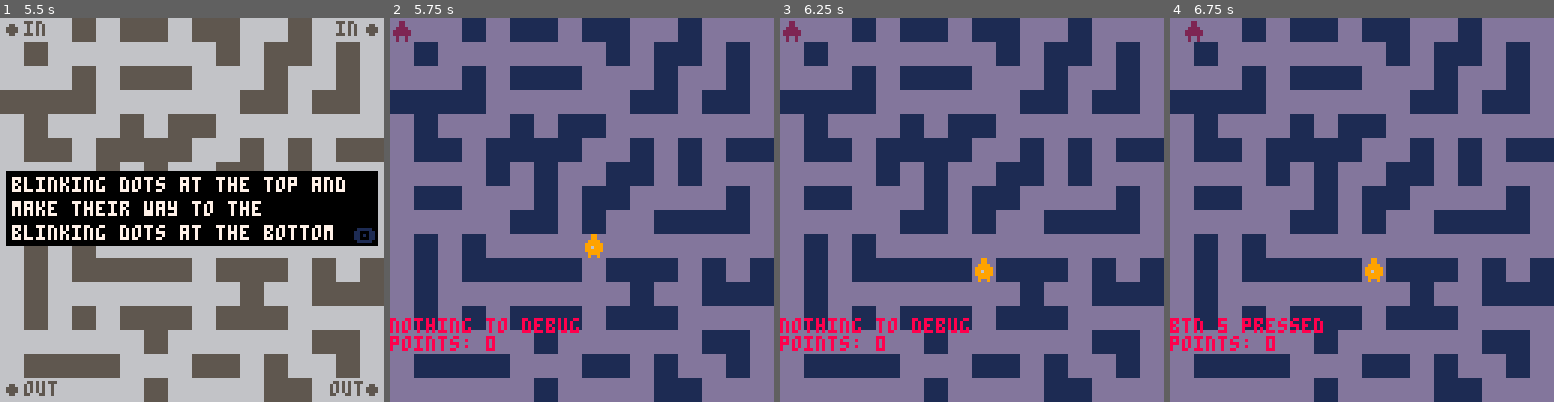
Above: before the commit, frames 1-4 (left to right).
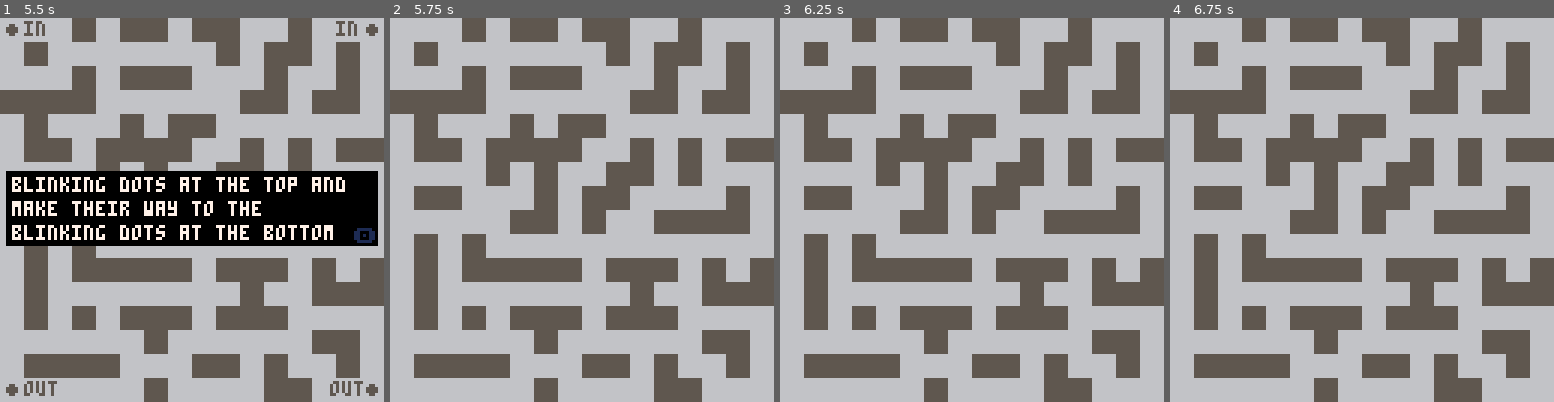
Above: after the commit, the same moments.

Repository: trashtiergames/gmtk-jam-2023
Game: PICO-8 cartridge gmtk-jam-2023.p8
Same seed, same stepped clock (60 frames per second), same inputs: the game is played once before the commit and once after it.
Inputs:
- Up to frame 1 (5.5 s): tap X (X key) at 0.33, 1.07, 1.85, 2.97, 4.08, 5.2 s; tap O (Z key) at 0.7, 1.7, 2.1, 2.5, 2.9, 3.3, 3.7, 4.1, 4.5, 4.9, 5.3 s; hold Right 1.6-2.1 s; hold Up 2.15-2.42 s; hold Right 2.47-3.03 s; hold Left 3.08-3.58 s; hold Down 3.63-3.97 s; hold Right 4.02-4.68 s; hold Up 4.73-5.03 s; hold Left from 5.08 s (still down)
- Up to frame 2 (5.75 s): release Left at 5.68 s; tap O (Z key) at 5.7 s; hold Down from 5.73 s (still down)
- Up to frame 3 (6.25 s): release Down at 6.03 s; hold Right from 6.08 s (still down); tap O (Z key) at 6.1 s
- Up to frame 4 (6.75 s): tap X (X key) at 6.32 s; tap O (Z key) at 6.5 s; release Right at 6.58 s; hold Right from 6.63 s (still down)

Frame 1 is identical in both runs. In frame 2, 100% of the frame differs, in the area x 0-100%, y 0-100%; in frame 3, 100%; in frame 4, 100%.

Commit message:
Add arrive state

Diff:
--- a/src/paths.lua
+++ b/src/paths.lua
@@ -41,3 +41,8 @@
   {14, 15},
   {15, 15}
 }
+
+path_b = {
+  {-1, 0},
+  {0, 0}
+}
--- a/src/sneaky.lua
+++ b/src/sneaky.lua
@@ -1,10 +1,10 @@
 sneaky = class()
 
-function sneaky:init()
-  self.gx = 0
-  self.gy = 0
-  self.x = 0
-  self.y = 0
+function sneaky:init(gx, gy, path)
+  self.gx = gx
+  self.gy = gy
+  self.x = self.gx * 8
+  self.y = self.gy * 8
   self.w = 8
   self.h = 8
   self.target_x = self.x
@@ -19,7 +19,7 @@
   self.step_timer_max = 1
   self.visible = true
   self.footstep_range = 4
-  self.path = path_a
+  self.path = path
   self.tween_fpp = 1
   self.tween_counter = 0
 end
--- a/src/states/arrive_state.lua
+++ b/src/states/arrive_state.lua
@@ -1,15 +1,52 @@
 arrive_state = class()
 
 function arrive_state:init()
-
+  self.sneaky = sneaky(-1, 0, path_b)
+  self.sneaky.gx = -1
+  self.start_wait_timer = 0
+  self.start_wait_amount = 0.5
+  self.arrived = false
+  self.sound_played = false
+  self.msg_triggered = false
 end
 
 function arrive_state:update()
   -- if (btnp(5)) state_machine.current_state = state_machine.states.day_state
+  if self.start_wait_timer < self.start_wait_amount then
+    self.start_wait_timer += 1/60
+    return
+  end
+
+  if self.sneaky.x != 0 then
+    self.sneaky:update()
+  else
+    self.arrived = true
+  end
+
+  if self.arrived and not self.sound_played then
+    sfx(8)
+    self.sound_played = true
+    self.start_wait_timer = 0
+    self.start_wait_amount = 2
+    return
+  end
+
+  if self.sound_played and not self.msg_triggered then
+    self.msg_triggered = true
+    dtb_disp("it's getting dark!")
+    dtb_disp("time to sneak in!")
+    dtb_disp("heh he hehe heh he", self.after_textboxes)
+  end
 end
 
 function arrive_state:draw()
-	-- cls()
-  -- spr(8, 8, 8, 4, 4)
-  -- print("this is some text", 46, 8, 10)
+  cls()
+  pal(palette_swap_table)
+  map(0, 0, 0, 0)
+  pal()
+  self.sneaky:draw()
 end
+
+function arrive_state:after_textboxes()
+  state_machine.current_state = state_machine.states.play_state
+end
--- a/src/states/day_state.lua
+++ b/src/states/day_state.lua
@@ -50,6 +50,5 @@
 end
 
 function day_state:after_textboxes()
-  print("callback called", 5, 5, 8)
-  state_machine.current_state = state_machine.states.play_state
+  state_machine.current_state = state_machine.states.arrive_state
 end
--- a/src/states/play_state.lua
+++ b/src/states/play_state.lua
@@ -2,9 +2,9 @@
 
 function play_state:init()
   points = 0
-  sunny = false
+  -- sunny = false
   player = player()
-  sneaky = sneaky()
+  sneaky = sneaky(0, 0, path_a)
 end
 
 function play_state:update()
Not shown, changed: the sound effects (__sfx__) section of gmtk-jam-2023.p8
